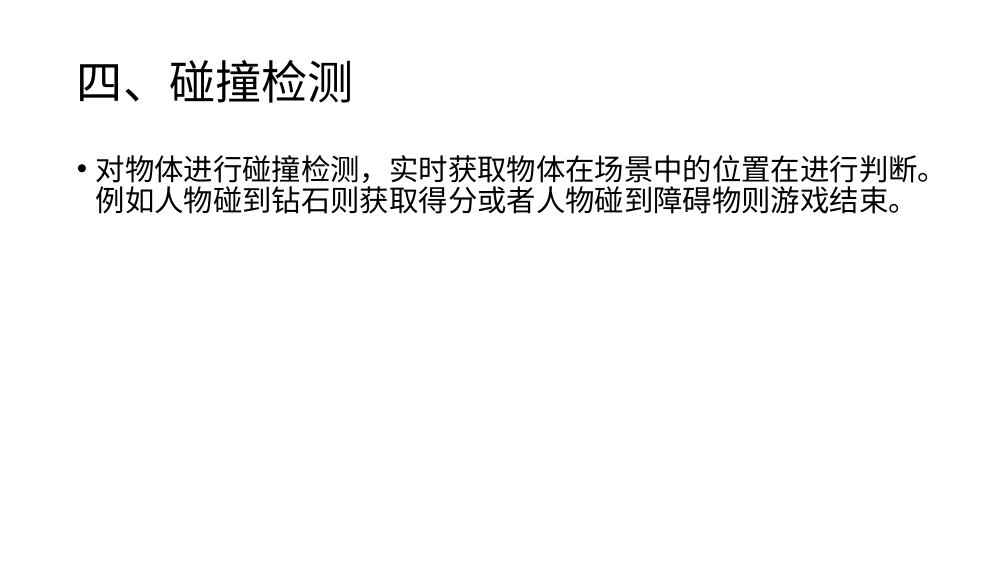
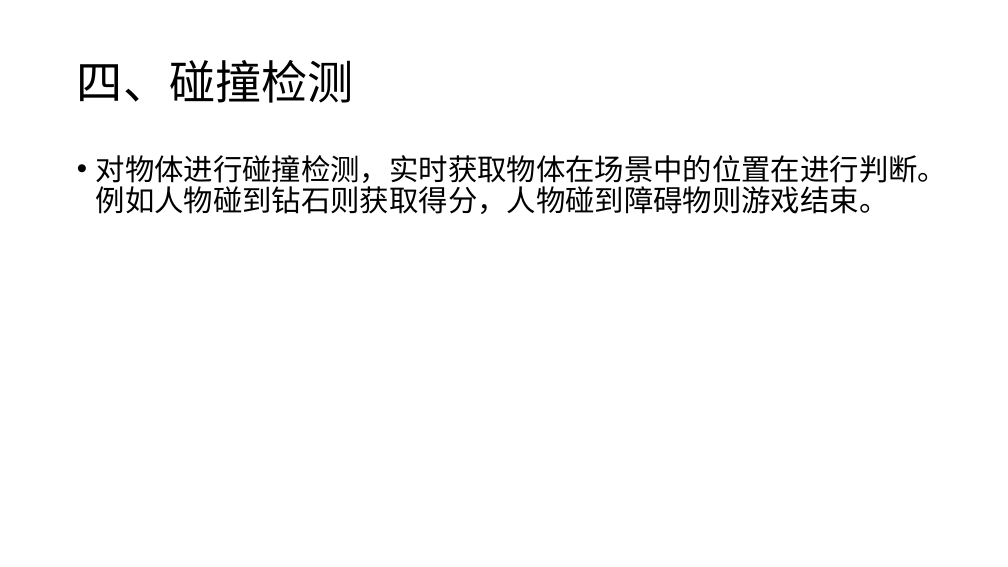
Before and after one commit to wanjingzhang/WLT-Self-Training, a slide deck: slide 5 of 02HTML/4Canvas/DEMO/CanvasGame.pptx. Drawn at 1008x567 pixels with LibreOffice and Linux fonts; fonts in the diff are those of the drawing. Boxes give left, top, right and bottom in pixels: in the first picture for what was removed or moved away, otherwise in the second. Text is boxed around its words. In the diff, an @@ line names an element or a change of style, - is before the commit and + after.

```diff
--- a/02HTML/4Canvas/DEMO/CanvasGame.pptx
+++ b/02HTML/4Canvas/DEMO/CanvasGame.pptx
@@ text at box(96, 155, 947, 214): text changed @@
-• 对物体进行碰撞检测，实时获取物体在场景中的位置在进行判断。例如人物碰到钻石则获取得分或者人物碰到障碍物则游戏结束。
+• 对物体进行碰撞检测，实时获取物体在场景中的位置在进行判断。例如人物碰到钻石则获取得分，人物碰到障碍物则游戏结束。
```
Also in this commit, not shown: 2 other slides changed, 1 slide added, 1 slide removed, 44 other files.
